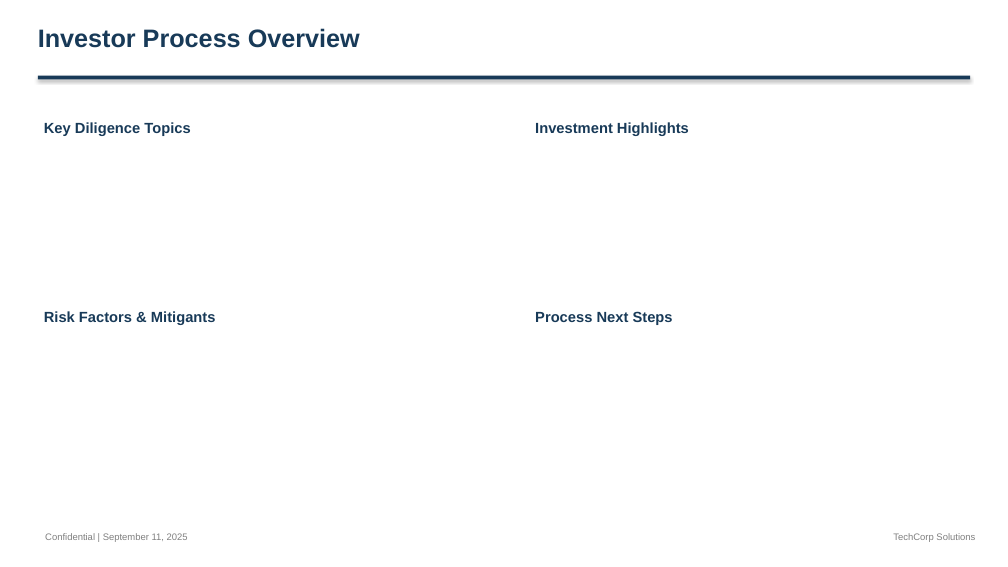
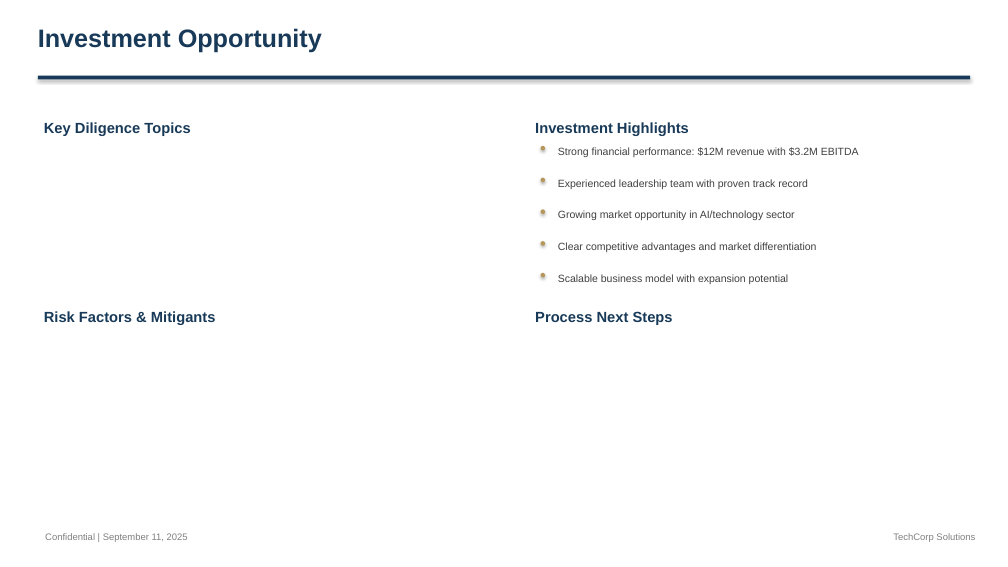
Before and after one commit to alinvb/slide_generator, a slide deck: slide 16 of output_presentation.pptx (slide 15 before the commit). Drawn at 1008x567 pixels with LibreOffice and Linux fonts; fonts in the diff are those of the drawing. Boxes give left, top, right and bottom in pixels: in the first picture for what was removed or moved away, otherwise in the second. Text is boxed around its words. In the diff, an @@ line names an element or a change of style, - is before the commit and + after.

```diff
--- a/output_presentation.pptx
+++ b/output_presentation.pptx
@@ text at box(38, 28, 322, 53): text changed @@
-Investor Process Overview
+Investment Opportunity
@@ ellipse added at box(541, 146, 545, 150), fill #B5975B @@
@@ text added at box(558, 147, 859, 157), 10 pt, text #404040 @@
+Strong financial performance: $12M revenue with $3.2M EBITDA
@@ ellipse added at box(541, 178, 545, 182), fill #B5975B @@
@@ text added at box(558, 179, 808, 189), 10 pt, text #404040 @@
+Experienced leadership team with proven track record
@@ ellipse added at box(541, 209, 545, 214), fill #B5975B @@
@@ text added at box(558, 210, 795, 220), 10 pt, text #404040 @@
+Growing market opportunity in AI/technology sector
@@ ellipse added at box(541, 241, 545, 246), fill #B5975B @@
@@ text added at box(558, 242, 817, 252), 10 pt, text #404040 @@
+Clear competitive advantages and market differentiation
@@ ellipse added at box(541, 273, 545, 278), fill #B5975B @@
@@ text added at box(558, 274, 789, 284), 10 pt, text #404040 @@
+Scalable business model with expansion potential
```
Also in this commit, not shown: 6 other slides changed, 4 slides added, 3 slides removed, 1 other file.
